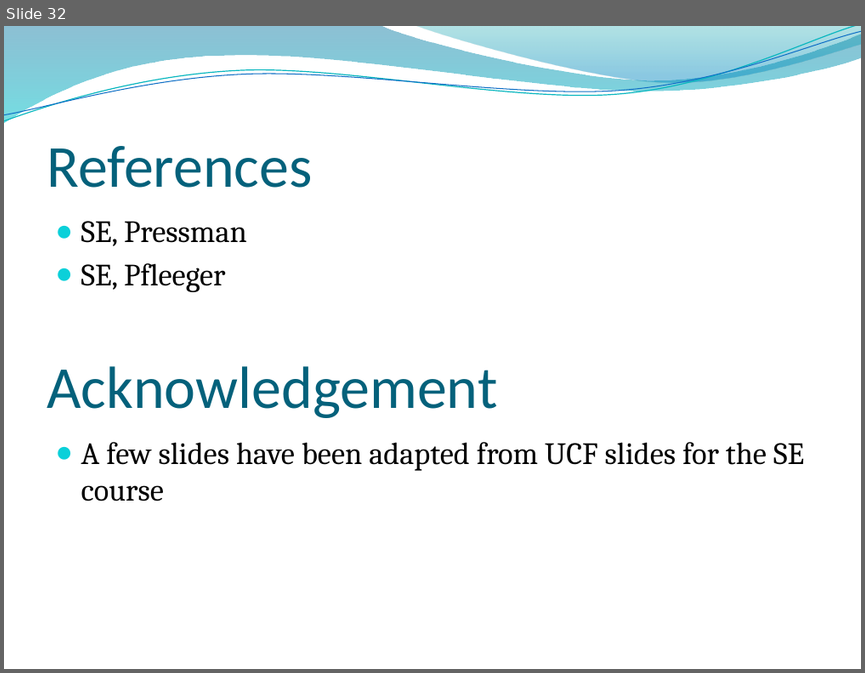
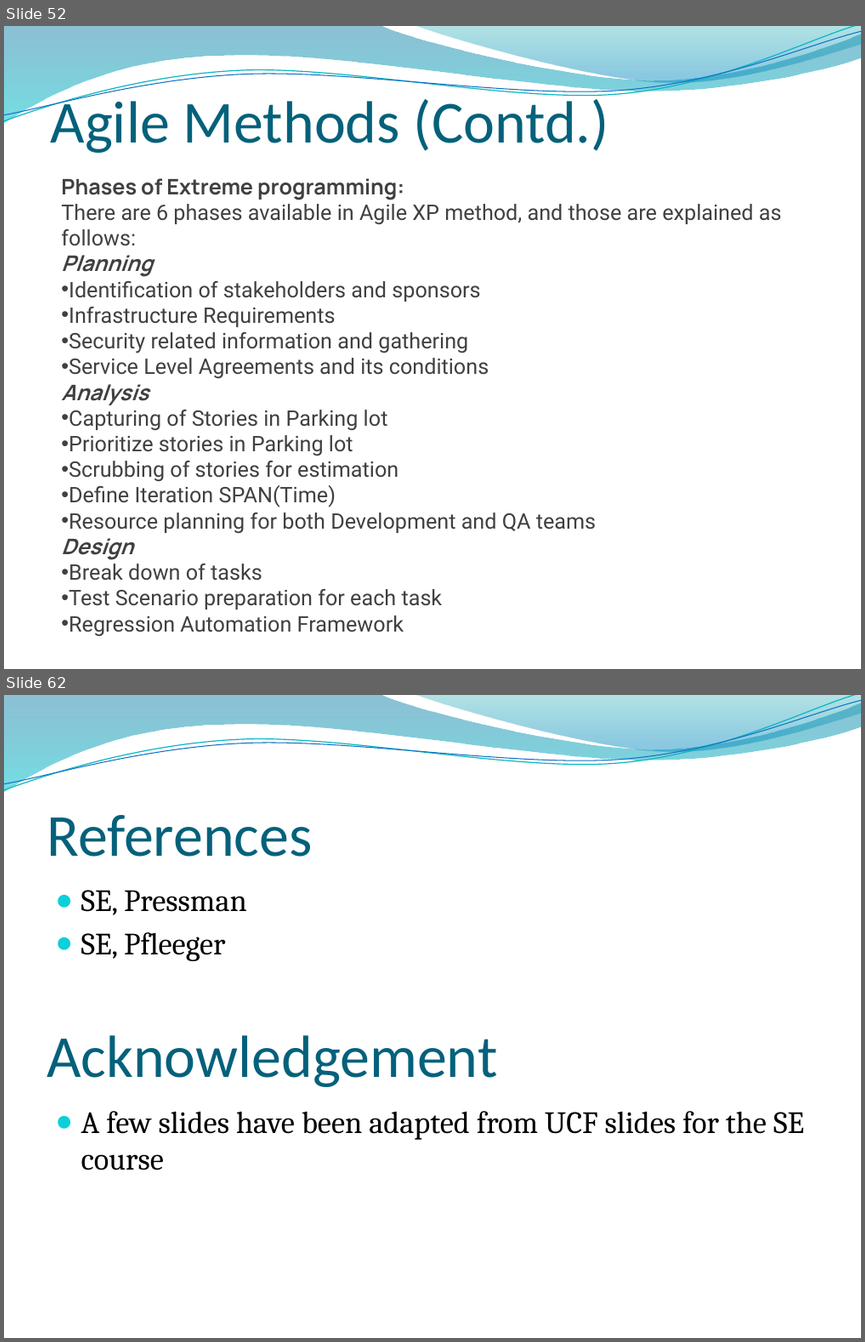
Before and after one commit to abdulsaboor938/Semester-4, a slide deck: Software Engineering/Slides/Lecture 3-4 Software Process Models 20200926 A.pptx. Shown one above the other, each under a label of ours: slide 32 before the commit, slides 52 and 62 after it; the slides between them are not shown. The pictures are 865x673 and 865x1342 pixels, drawn with LibreOffice and Linux fonts; fonts in the diff are those of the drawing; background and template pictures are left out. Boxes give left, top, right and bottom in pixels: in the first picture for what was removed or moved away, otherwise in the second. Text is boxed around its words. In the diff, an @@ line names an element or a change of style, - is before the commit and + after.

```diff
--- a/Software Engineering/Slides/Lecture 3-4 Software Process Models 20200926 A.pptx
+++ b/Software Engineering/Slides/Lecture 3-4 Software Process Models 20200926 A.pptx
@@ slide 52 added at bbox=[4, 26, 861, 669], background picture (left out); not listed: 4 template elements that a slide beside it also shows @@
@@ title added at bbox=[51, 93, 609, 153], 50 pt, text #04617B @@
+Agile Methods (Contd.)
@@ text added at bbox=[61, 178, 782, 636], 18 pt, text #404040 @@
+Phases of Extreme programming:
+There are 6 phases available in Agile XP method, and those are explained as follows:
+Planning
+• Identification of stakeholders and sponsors
+• Infrastructure Requirements
+• Security related information and gathering
+• Service Level Agreements and its conditions
+Analysis
+• Capturing of Stories in Parking lot
+• Prioritize stories in Parking lot
+• Scrubbing of stories for estimation
+• Define Iteration SPAN(Time)
+• Resource planning for both Development and QA teams
+Design
+• Break down of tasks
+• Test Scenario preparation for each task
+• Regression Automation Framework
@@ what was slide 32 is now slide 62 @@
```
Also in this commit, not shown: 29 other slides added, 13 other files.
